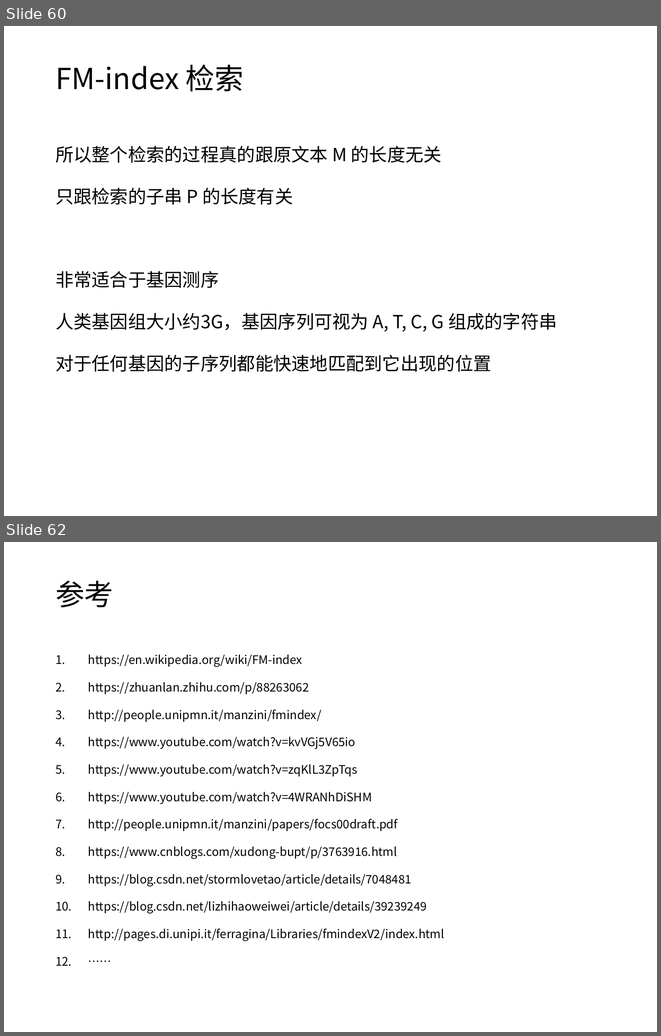
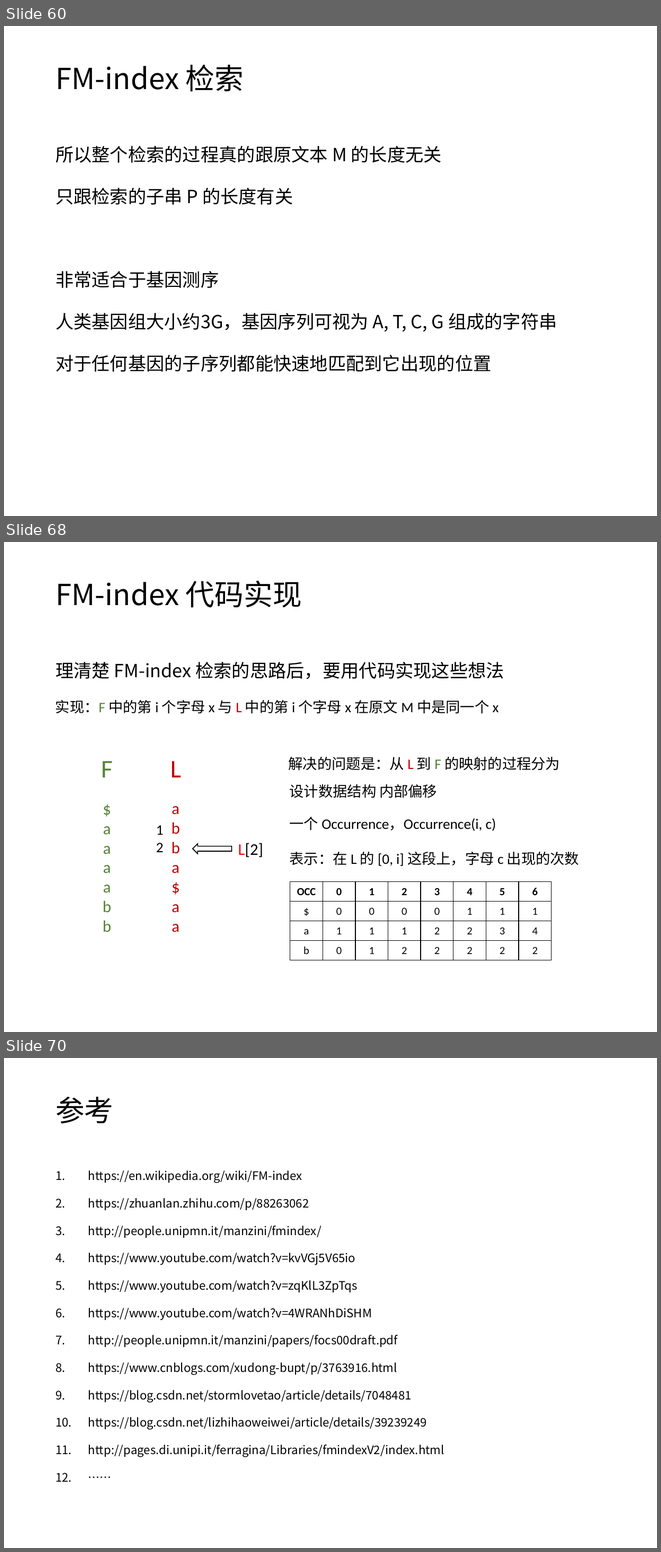
Before and after one commit to jindada1/FM-index, a slide deck: 信息检索.pptx. Shown one above the other, each under a label of ours: slides 60 and 62 before the commit, slides 60, 68 and 70 after it; the slides between them are not shown. The pictures are 661x1036 and 661x1552 pixels, drawn with LibreOffice and Linux fonts; fonts in the diff are those of the drawing. Boxes give left, top, right and bottom in pixels: in the first picture for what was removed or moved away, otherwise in the second. Text is boxed around its words. In the diff, an @@ line names an element or a change of style, - is before the commit and + after.

```diff
--- a/信息检索.pptx
+++ b/信息检索.pptx
@@ slide 68 added at (x1=4, y1=542, x2=657, y2=1032), background #FFFFFF @@
@@ title added at (x1=55, y1=580, x2=302, y2=608), 32 pt, text #000000 @@
+FM-index 代码实现
@@ text added at (x1=55, y1=662, x2=504, y2=679), 20 pt, text #000000 @@
+理清楚 FM-index 检索的思路后，要用代码实现这些想法
@@ text added at (x1=55, y1=700, x2=499, y2=714), 16 pt, text #000000 @@
+实现：F 中的第 i 个字母 x 与 L 中的第 i 个字母 x 在原文 M 中是同一个 x
@@ text added at (x1=101, y1=761, x2=113, y2=932), 18 pt, text #548235 @@
+F
+$
+a
+a
+a
+a
+b
+b
@@ text added at (x1=170, y1=761, x2=181, y2=932), 18 pt, text #C00000 @@
+L
+a
+b
+b
+a
+$
+a
+a
@@ text added at (x1=289, y1=757, x2=560, y2=770), 16 pt, text #000000 @@
+解决的问题是：从 L 到 F 的映射的过程分为
@@ text added at (x1=290, y1=784, x2=377, y2=798), 16 pt, text #000000 @@
+设计数据结构
@@ text added at (x1=379, y1=784, x2=437, y2=798), 16 pt, text #000000 @@
+内部偏移
@@ text added at (x1=156, y1=825, x2=164, y2=852), 16 pt, text #000000 @@
+1
+2
@@ text added at (x1=290, y1=817, x2=579, y2=866), 16 pt, text #000000 @@
+一个 Occurrence，Occurrence(i, c)
+表示：在 L 的 [0, i] 这段上，字母 c 出现的次数
@@ left arrow added at (x1=193, y1=844, x2=232, y2=854), fill #FFFFFF, outline #000000 1 pt @@
@@ text added at (x1=238, y1=843, x2=263, y2=857), 18 pt, text #000000 @@
+L[2]
@@ table added at (x1=290, y1=882, x2=551, y2=960), 4 rows, 8 columns @@
+OCC | 0 | 1 | 2 | 3 | 4 | 5 | 6
+$ | 0 | 0 | 0 | 0 | 1 | 1 | 1
+a | 1 | 1 | 1 | 2 | 2 | 3 | 4
+b | 0 | 1 | 2 | 2 | 2 | 2 | 2
@@ what was slide 62 is now slide 70 @@
```
Also in this commit, not shown: 1 slide changed, 7 other slides added.
